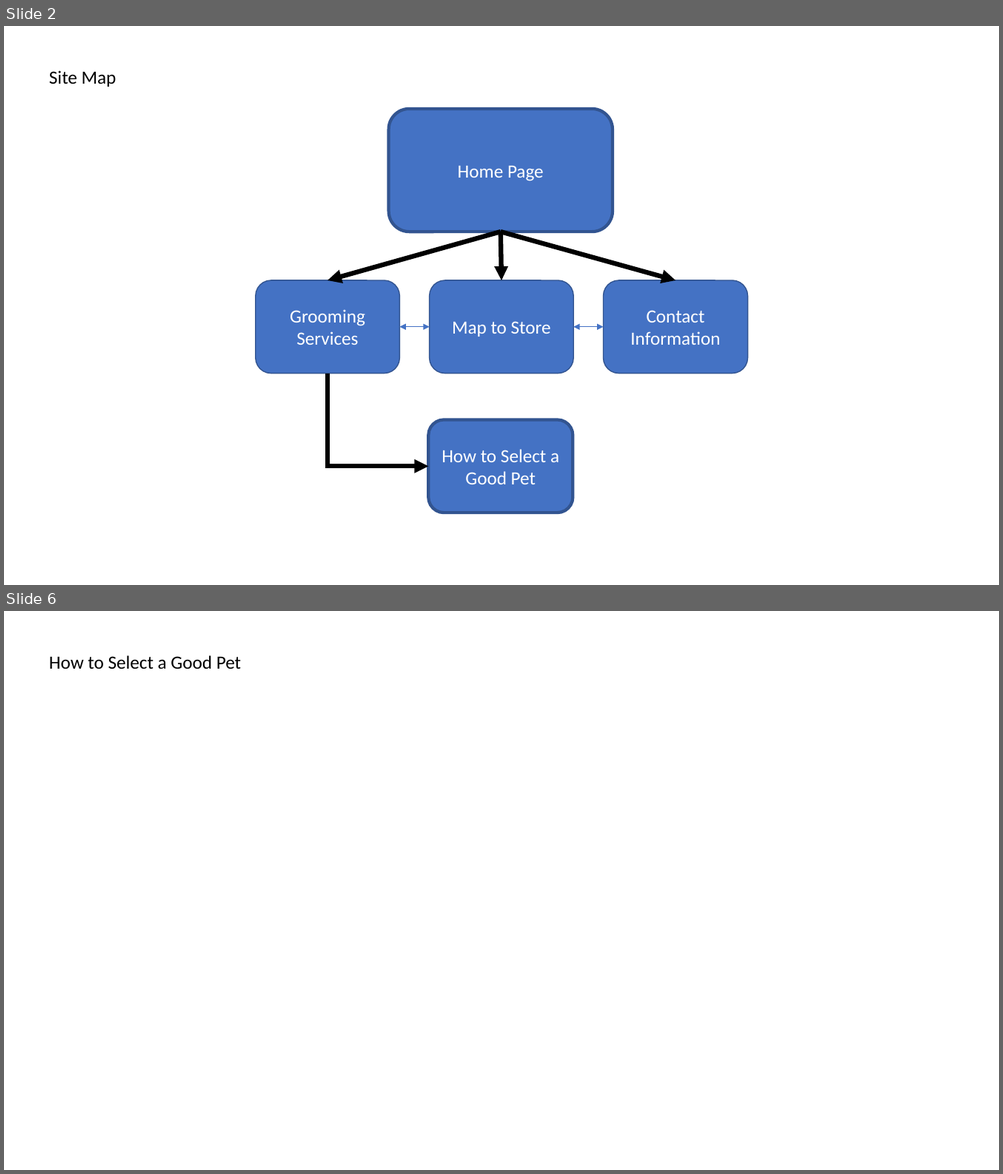
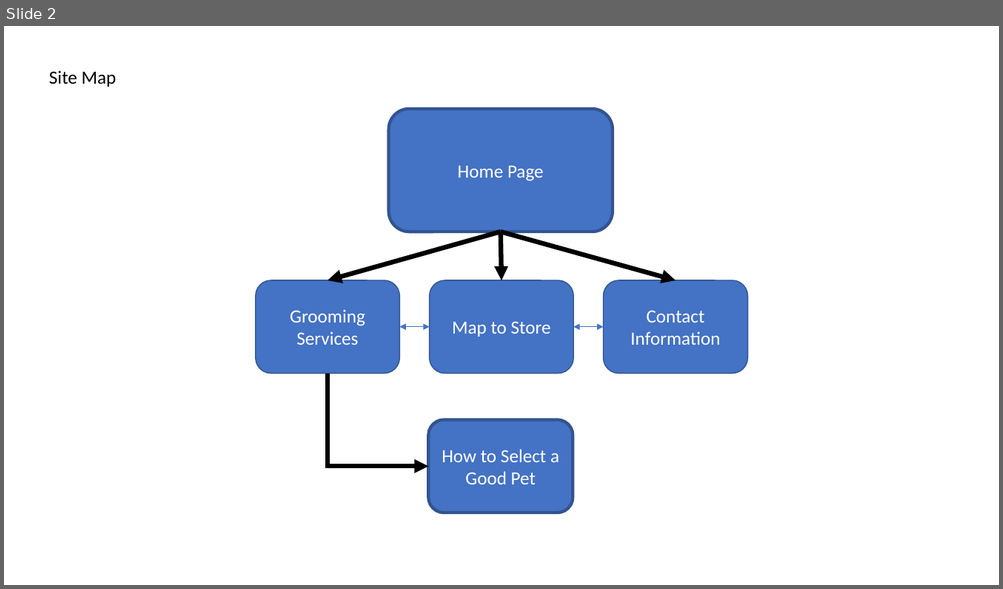
Before and after one commit to kofhi/CIS133DA, a slide deck: week6/A Dog’s Life.pptx. Shown one above the other, each under a label of ours: slides 2 and 6 before the commit, slide 2 after it; the slides between them are not shown. The pictures are 1003x1174 and 1003x589 pixels, drawn with LibreOffice and Linux fonts; fonts in the diff are those of the drawing. Boxes give left, top, right and bottom in pixels: in the first picture for what was removed or moved away, otherwise in the second. Text is boxed around its words. In the diff, an @@ line names an element or a change of style, - is before the commit and + after.

```diff
--- a/week6/A Dog’s Life.pptx
+++ b/week6/A Dog’s Life.pptx
@@ slide 6 removed at box(4, 611, 999, 1170), background #FFFFFF @@
@@ text removed at box(49, 655, 241, 669) @@
-How to Select a Good Pet
```
Also in this commit, not shown: 5 slides added, 5 other slides removed, 7 other files.
